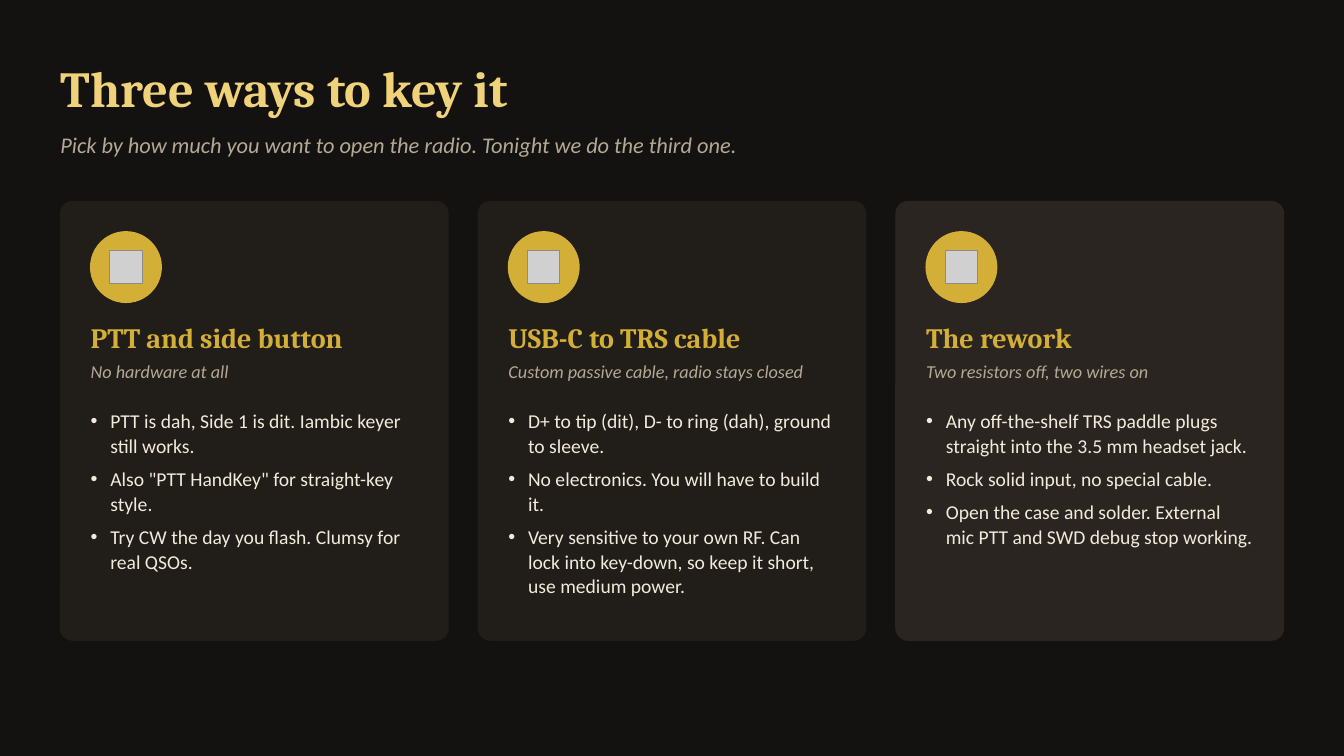
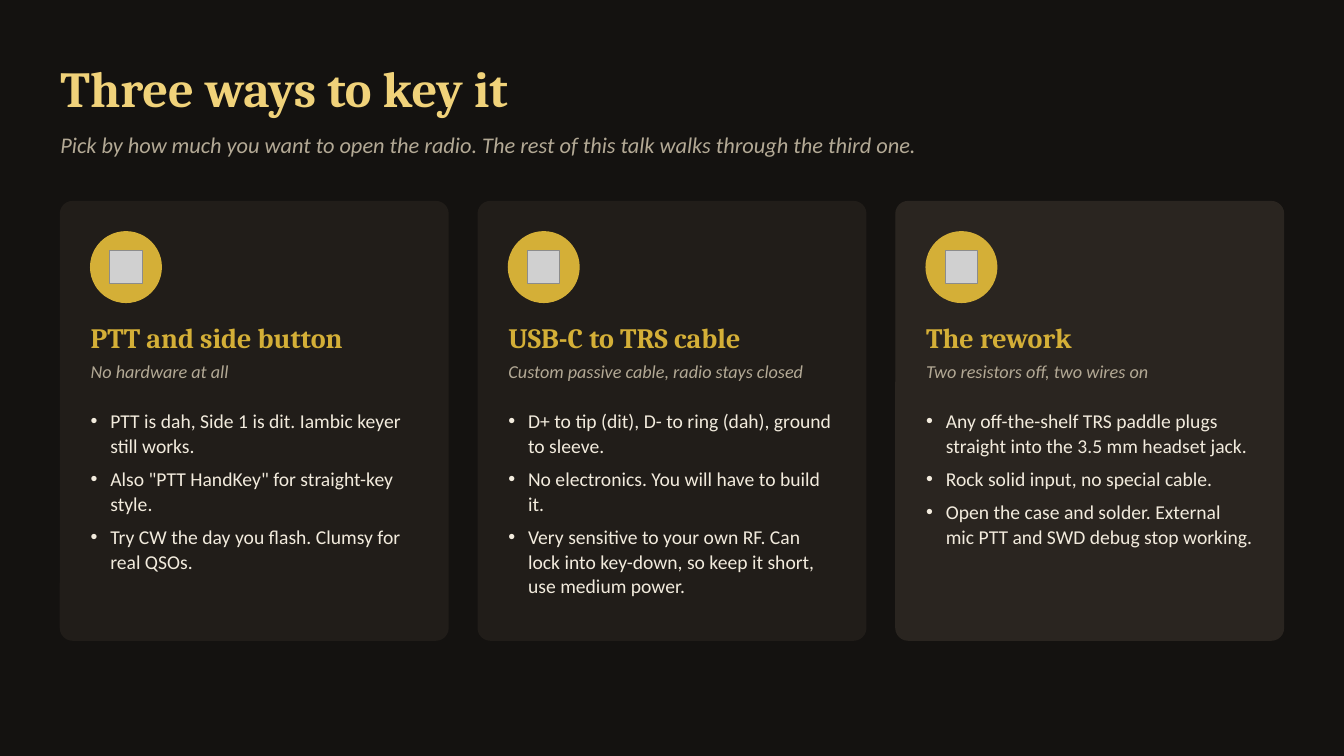
Before and after one commit to jsvana/bkg.club, a slide deck: slide 7 of docs/talks/quansheng-2m-cw/quansheng-2m-cw.pptx. Drawn at 1344x756 pixels with LibreOffice and Linux fonts; fonts in the diff are those of the drawing; grey boxes stand for pictures. Boxes give left, top, right and bottom in pixels: in the first picture for what was removed or moved away, otherwise in the second. Text is boxed around its words. In the diff, an @@ line names an element or a change of style, - is before the commit and + after.

```diff
--- a/docs/talks/quansheng-2m-cw/quansheng-2m-cw.pptx
+++ b/docs/talks/quansheng-2m-cw/quansheng-2m-cw.pptx
@@ text at (60,137,915,157): text changed @@
-Pick by how much you want to open the radio. Tonight we do the third one.
+Pick by how much you want to open the radio. The rest of this talk walks through the third one.
```
Also in this commit, not shown: 2 other slides changed, 2 other files.
